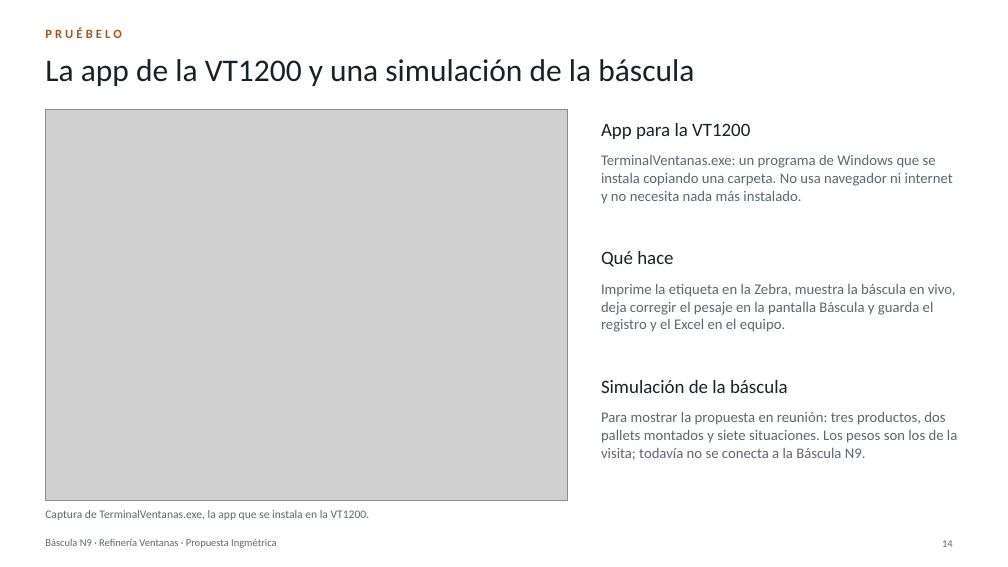
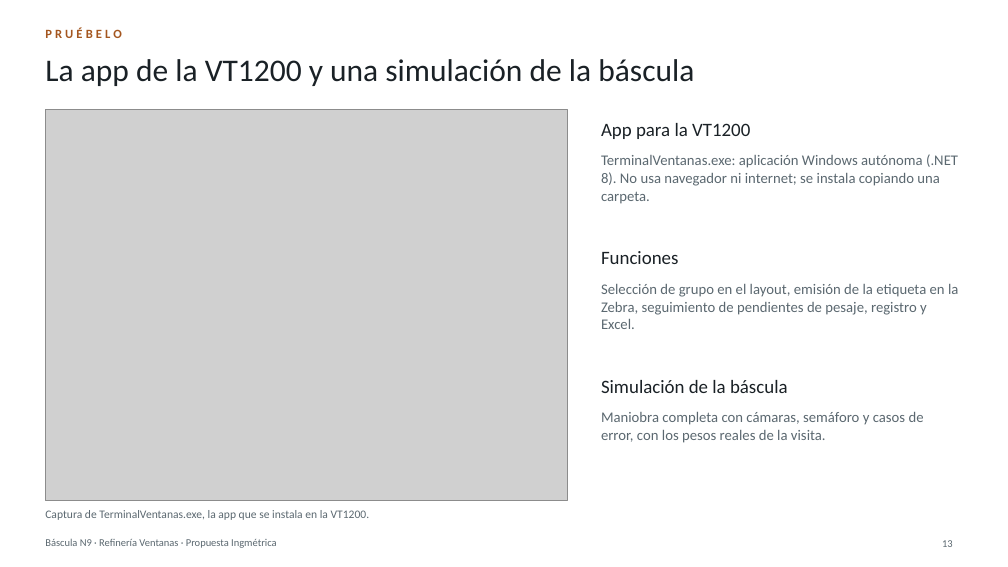
Before and after one commit to BortegaING/Codelco-Proyecto, a slide deck: slide 13 of presentacion/Bascula-N9-Ventanas.pptx (slide 14 before the commit). Drawn at 1008x567 pixels with LibreOffice and Linux fonts; fonts in the diff are those of the drawing; grey boxes stand for pictures. Boxes give left, top, right and bottom in pixels: in the first picture for what was removed or moved away, otherwise in the second. Text is boxed around its words. In the diff, an @@ line names an element or a change of style, - is before the commit and + after.

```diff
--- a/presentacion/Bascula-N9-Ventanas.pptx
+++ b/presentacion/Bascula-N9-Ventanas.pptx
@@ text at (x1=601, y1=154, x2=958, y2=204): text changed @@
-TerminalVentanas.exe: un programa de Windows que se instala copiando una carpeta. No usa navegador ni internet y no necesita nada más instalado.
+TerminalVentanas.exe: aplicación Windows autónoma (.NET 8). No usa navegador ni internet; se instala copiando una carpeta.
@@ text at (x1=601, y1=251, x2=678, y2=264): text changed @@
-Qué hace
+Funciones
@@ text at (x1=601, y1=284, x2=958, y2=329): text changed @@
-Imprime la etiqueta en la Zebra, muestra la báscula en vivo, deja corregir el pesaje en la pantalla Báscula y guarda el registro y el Excel en el equipo.
+Selección de grupo en el layout, emisión de la etiqueta en la Zebra, seguimiento de pendientes de pesaje, registro y Excel.
@@ text at (x1=601, y1=412, x2=924, y2=443): text changed @@
-Para mostrar la propuesta en reunión: tres productos, dos pallets montados y siete situaciones. Los pesos son los de la visita; todavía no se conecta a la Báscula N9.
+Maniobra completa con cámaras, semáforo y casos de error, con los pesos reales de la visita.
@@ page number at (x1=942, y1=540, x2=953, y2=547): text changed @@
-14
+13
```
Also in this commit, not shown: 7 other slides changed, 6 slides added, 7 slides removed, 32 other files.
